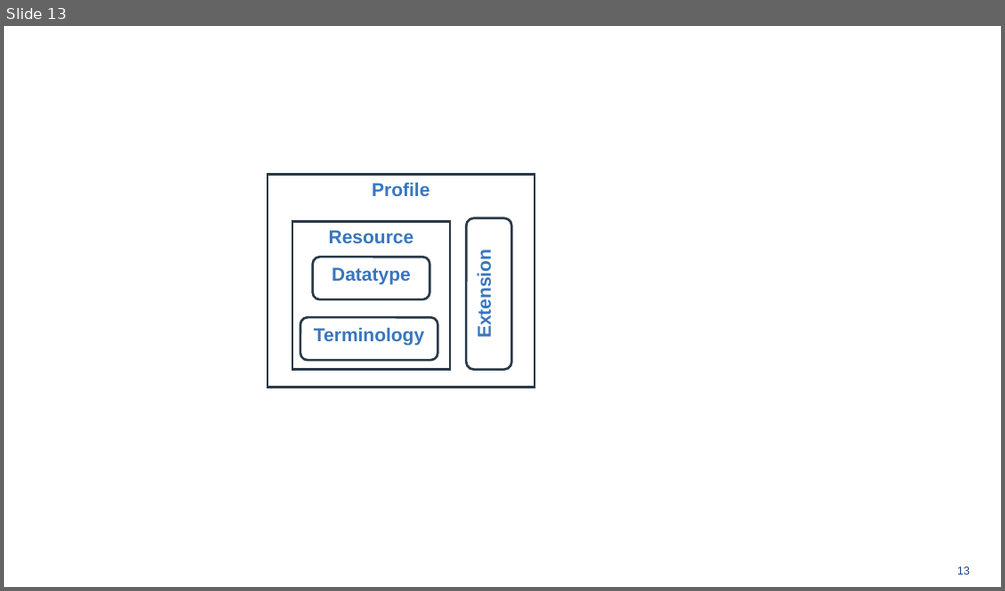
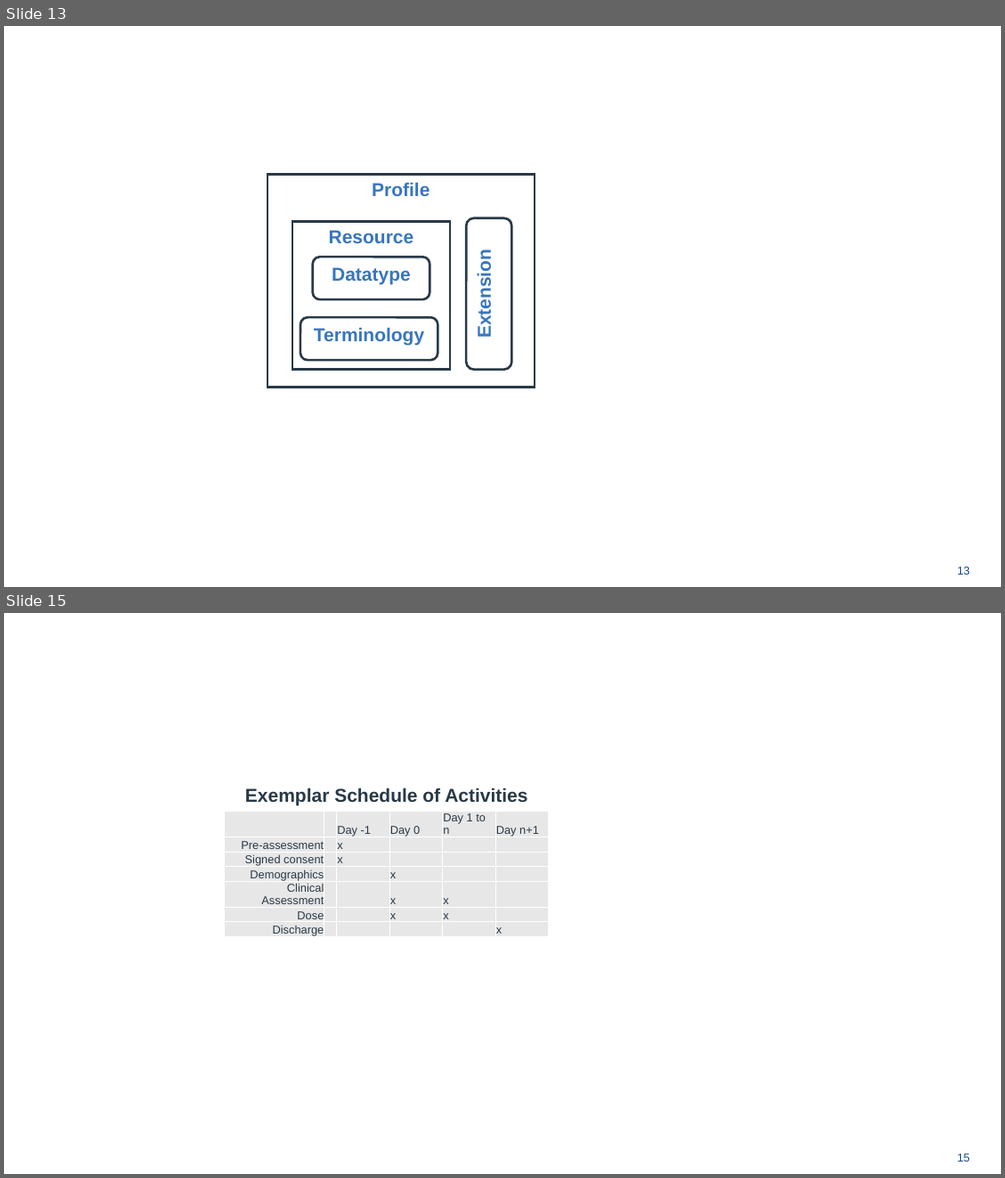
Before and after one commit to HL7/vulcan-udp-ig, a slide deck: input/images-source/Images.pptx. Shown one above the other, each under a label of ours: slide 13 before the commit, slides 13 and 15 after it; the slides between them are not shown. The pictures are 1005x591 and 1005x1178 pixels, drawn with LibreOffice and Linux fonts; fonts in the diff are those of the drawing. Boxes give left, top, right and bottom in pixels: in the first picture for what was removed or moved away, otherwise in the second. Text is boxed around its words. In the diff, an @@ line names an element or a change of style, - is before the commit and + after.

Commit message:
New exemplar drawings

```diff
--- a/input/images-source/Images.pptx
+++ b/input/images-source/Images.pptx
@@ slide 15 added at [4,613,1001,1174], background #FFFFFF; not listed: 1 template element that a slide beside it also shows @@
@@ text added at [245,787,527,806], 18 pt, text #293947, bold @@
+Exemplar Schedule of Activities
@@ table added at [225,811,550,940], 7 rows, 6 columns @@
+ |  | Day -1 | Day 0 | Day 1 to n | Day n+1
+Pre-assessment |  | x |  |  | 
+Signed consent |  | x |  |  | 
+Demographics |  |  | x |  | 
+Clinical Assessment |  |  | x | x | 
+Dose |  |  | x | x | 
+Discharge |  |  |  |  | x
```
Also in this commit, not shown: 1 other slide added, 2 other files.
